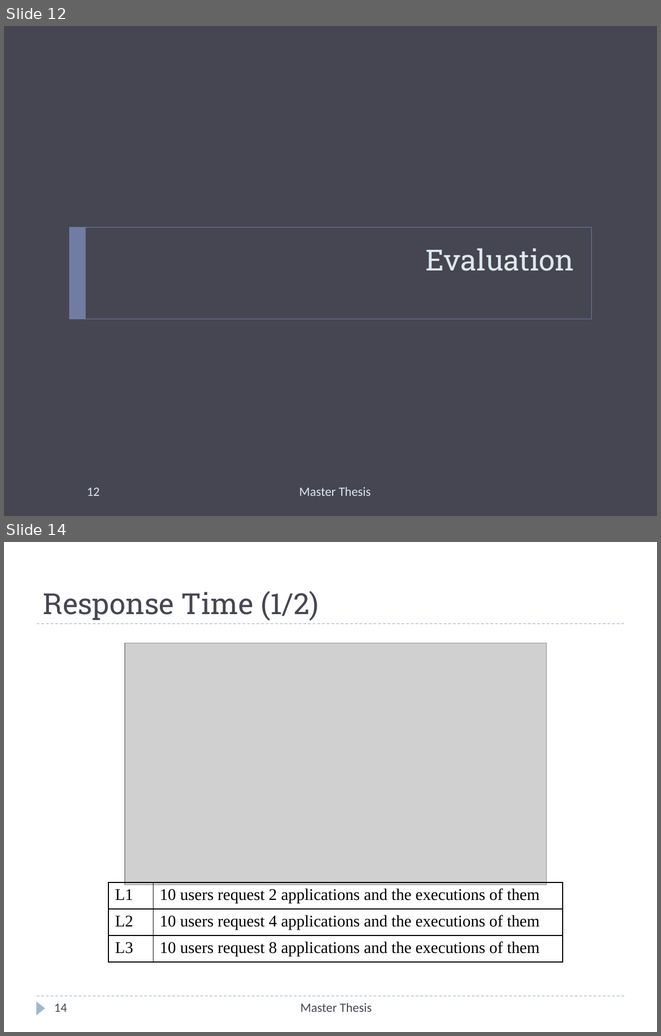
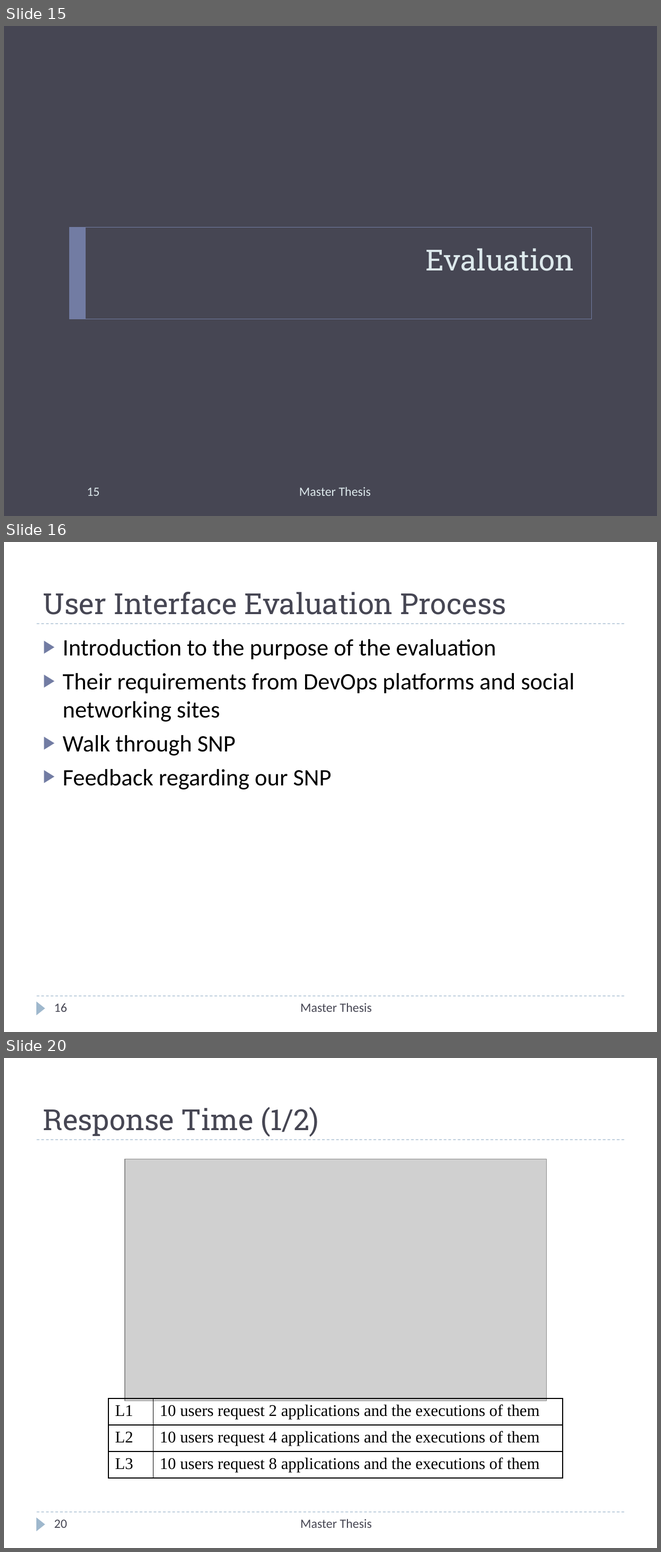
Before and after one commit to Christos-Papoulas/master_thesis, a slide deck: presentation/presentation.pptx. Shown one above the other, each under a label of ours: slides 12 and 14 before the commit, slides 15, 16 and 20 after it; the slides between them are not shown. The pictures are 661x1036 and 661x1552 pixels, drawn with LibreOffice and Linux fonts; fonts in the diff are those of the drawing; grey boxes stand for pictures. Boxes give left, top, right and bottom in pixels: in the first picture for what was removed or moved away, otherwise in the second. Text is boxed around its words. In the diff, an @@ line names an element or a change of style, - is before the commit and + after.

```diff
--- a/presentation/presentation.pptx
+++ b/presentation/presentation.pptx
@@ slide 16 added at [4,542,657,1032], background #FFFFFF; not listed: 3 template elements that a slide beside it also shows @@
@@ title added at [43,591,506,615], 32 pt, text #464653 @@
+User Interface Evaluation Process
@@ text added at [63,639,574,790], 26 pt, text #000000 @@
+▶ Introduction to the purpose of the evaluation
+▶ Their requirements from DevOps platforms and social networking sites
+▶ Walk through SNP
+▶ Feedback regarding our SNP
@@ text added at [300,1003,372,1012], 14 pt, text #464653 @@
+Master Thesis
@@ page number added at [54,1003,67,1012], 14 pt, text #464653 @@
+16
@@ what was slide 12 is now slide 15 @@
@@ page number at [87,487,99,496]: text changed @@
-12
+15
@@ what was slide 14 is now slide 20 @@
@@ page number at [54,1519,67,1528]: text changed @@
-14
+20
```
Also in this commit, not shown: 7 slides changed, 5 other slides added, 5 other files.
